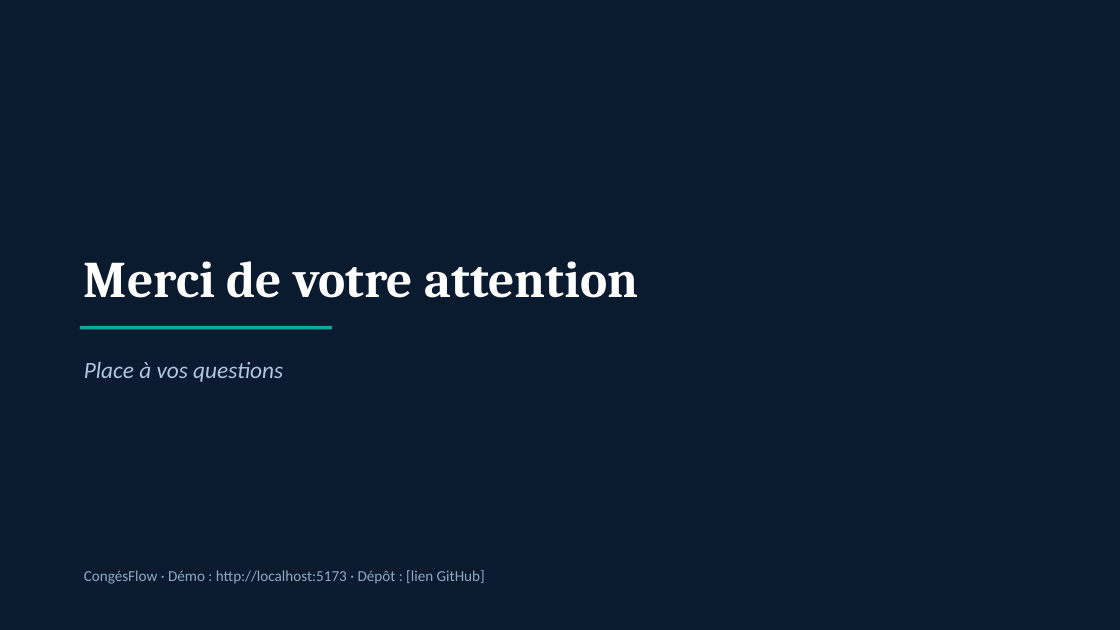
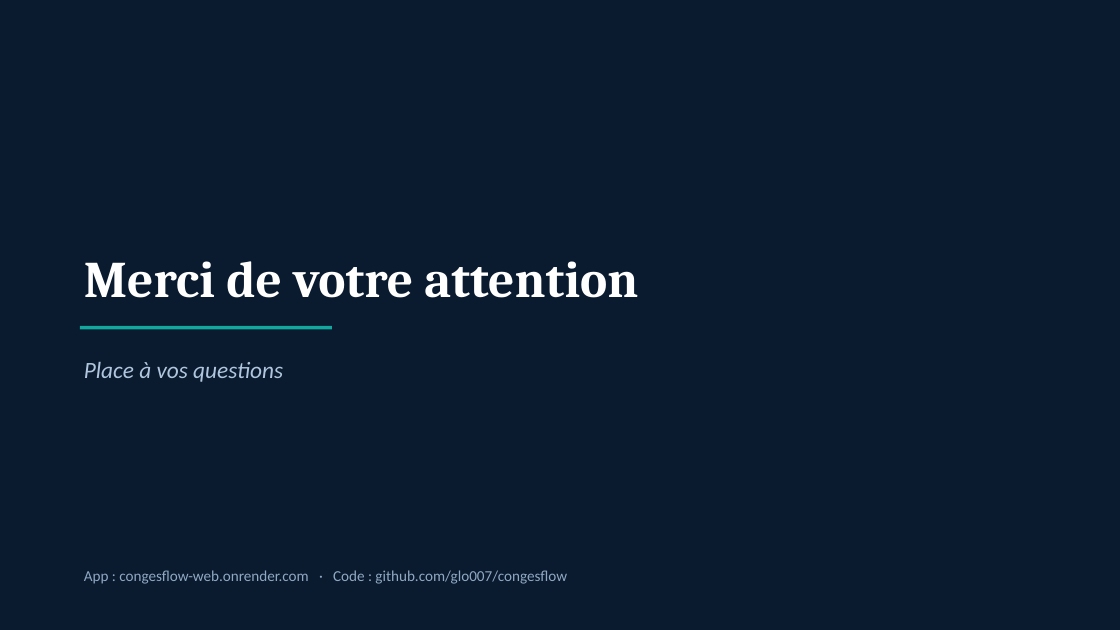
Before and after one commit to glo007/congesflow, a slide deck: slide 19 of livrables/Presentation_Soutenance_CongesFlow.pptx. Drawn at 1120x630 pixels with LibreOffice and Linux fonts; fonts in the diff are those of the drawing. Boxes give left, top, right and bottom in pixels: in the first picture for what was removed or moved away, otherwise in the second. Text is boxed around its words. In the diff, an @@ line names an element or a change of style, - is before the commit and + after.

Commit message:
Livrables : captures de l'application en ligne et liens (app + GitHub)
- 5 captures de l'app déployée (connexion, espace salarié, validation
  manager, tableau de bord, Swagger) dans docs/screenshots/.
- Mémoire : captures intégrées (Fig.13 à 17) + URL app et GitHub.
- PowerPoint : slide démo avec captures réelles + liens.
- DP : liens dépôt GitHub et application en ligne.

```diff
--- a/livrables/Presentation_Soutenance_CongesFlow.pptx
+++ b/livrables/Presentation_Soutenance_CongesFlow.pptx
@@ text at <box>84,570,567,584</box>: text changed @@
-CongésFlow · Démo : http://localhost:5173 · Dépôt : [lien GitHub]
+App : congesflow-web.onrender.com · Code : github.com/glo007/congesflow
```
Also in this commit, not shown: 1 other slide changed, 10 other files.
